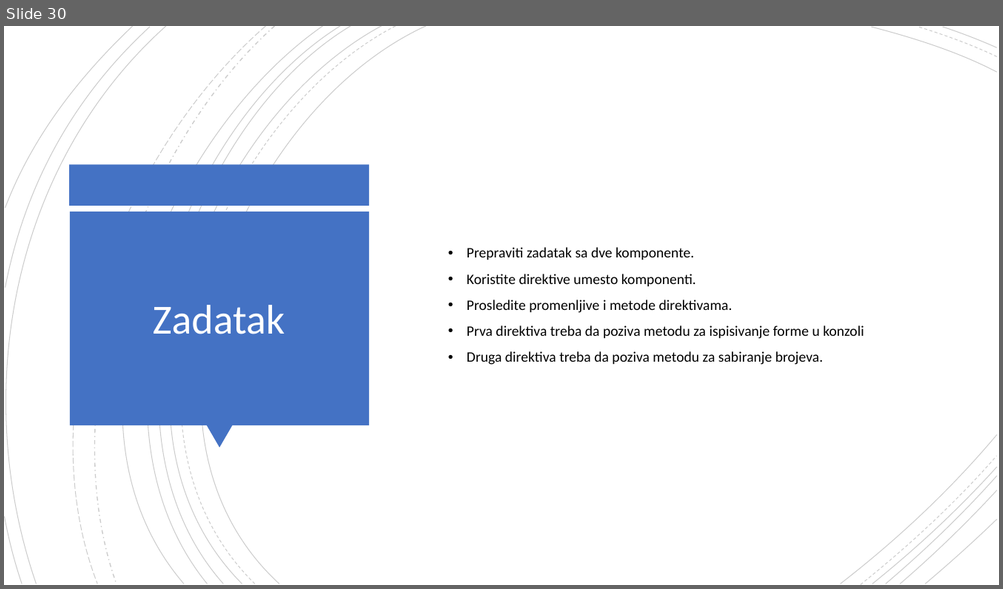
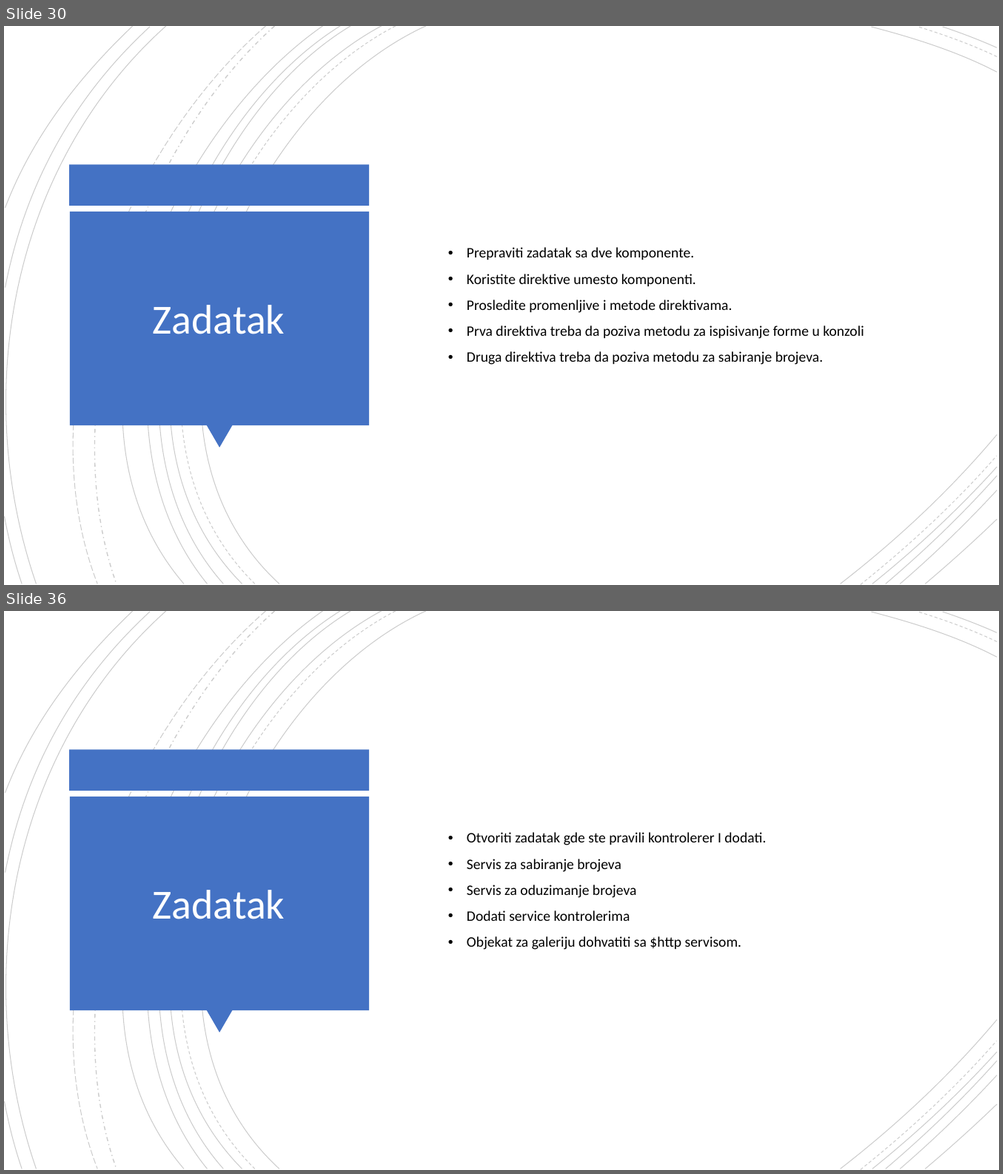
Before and after one commit to daniloMogin/kurs, a slide deck: AngularJS.pptx. Shown one above the other, each under a label of ours: slide 30 before the commit, slides 30 and 36 after it; the slides between them are not shown. The pictures are 1003x589 and 1003x1174 pixels, drawn with LibreOffice and Linux fonts; fonts in the diff are those of the drawing. Boxes give left, top, right and bottom in pixels: in the first picture for what was removed or moved away, otherwise in the second. Text is boxed around its words. In the diff, an @@ line names an element or a change of style, - is before the commit and + after.

```diff
--- a/AngularJS.pptx
+++ b/AngularJS.pptx
@@ slide 36 added at box(4, 611, 999, 1170), background #FFFFFF @@
@@ group added at box(4, 611, 997, 1170): 21 freeform shapes @@
@@ rectangle added at box(70, 750, 370, 791), fill #4472C4 @@
@@ rectangle added at box(70, 797, 369, 1011), fill #4472C4 @@
@@ text added at box(466, 832, 765, 950), 14 pt, text #000000 @@
+• Otvoriti zadatak gde ste pravili kontrolerer I dodati.
+• Servis za sabiranje brojeva
+• Servis za oduzimanje brojeva
+• Dodati service kontrolerima
+• Objekat za galeriju dohvatiti sa $http servisom.
@@ title added at box(153, 890, 285, 920), 40 pt, text #FFFFFF @@
+Zadatak
@@ triangle added at box(206, 1011, 233, 1034), fill #4472C4 @@
```
Also in this commit, not shown: 6 other slides added, 45 other files.
